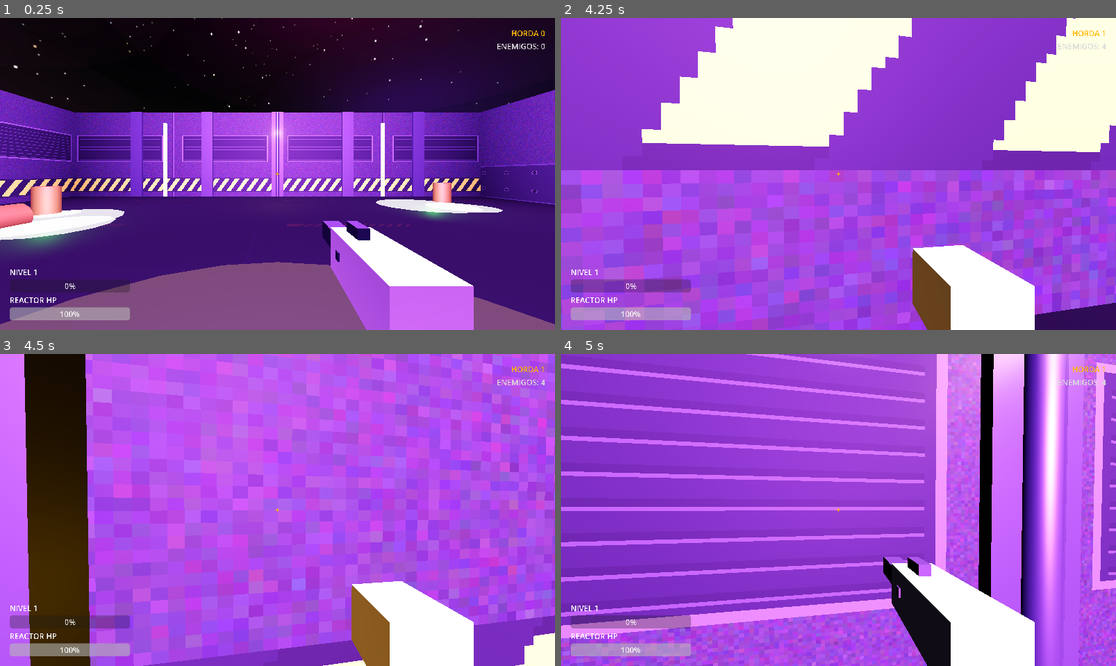
Above: before the commit, frames 1-4 (two rows, left to right).
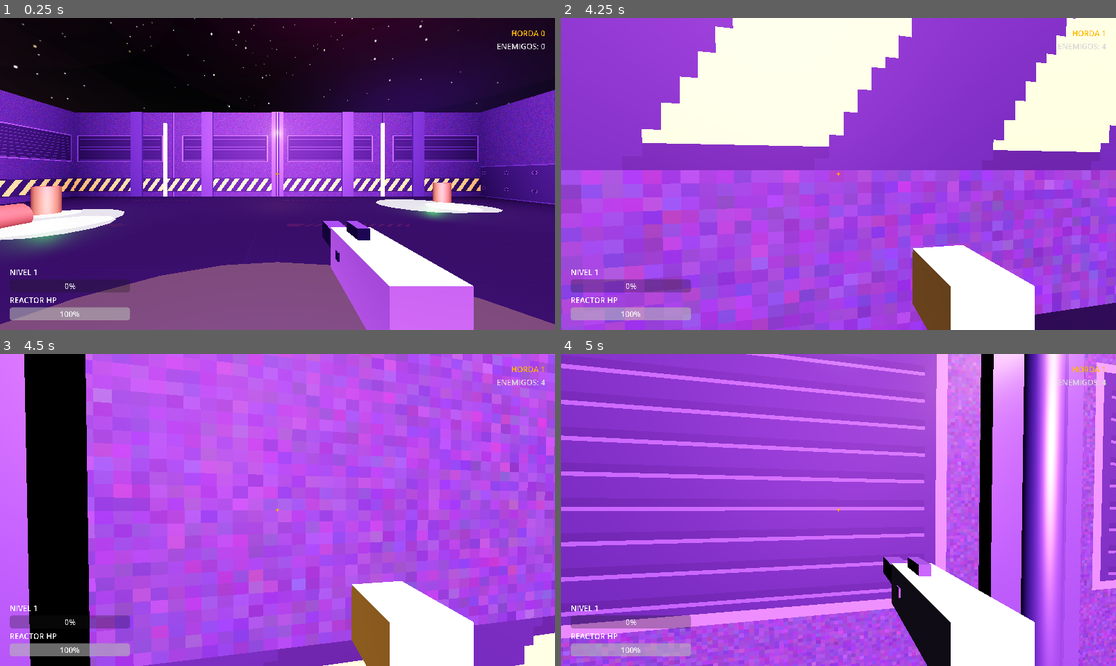
Above: after the commit, the same moments.

Repository: vTrxn/COREBREAKER
Game: Godot game, scene res://Mundo.tscn
The game is run twice, just before and just after one commit, with the same random seed, the same clock (stepped at 60 frames per second) and the same inputs. Sound files missing from this copy of the repository are replaced by a short silence.
Inputs (mouse positions are in pixels of both pictures, inside the frame that each line leads up to):
- Up to frame 1 (0.25 s): no input
- Up to frame 2 (4.25 s): tap Enter at 0.5 s; move the mouse to (866, 174) at 0.52 s; press the mouse at (866, 174) at 0.53 s; hold W (move_up) from 0.53 s (still down); tap Shift (dash) at 0.6, 2.3, 2.85 s; tap Space (saltar) at 0.77, 1.07, 1.52, 1.55, 1.82, 2.1, 3.02, 3.32, 3.77, 3.8, 4.07 s; move the mouse to (810, 174) at 1.27 s; release the mouse at (810, 174) at 1.28 s; click (810, 174) at 1.35 s; move the mouse to (849, 167) at 2.02 s; move the mouse to (832, 180) at 2.77 s; click (832, 180) at 3.05 s; move the mouse to (877, 177) at 3.52 s; hold Ctrl (deslizar) from 3.53 s (still down); tap Escape (ui_cancel) at 4.15 s
- Up to frame 3 (4.5 s): move the mouse to (111, 463) at 4.27 s; release W (move_up) at 4.28 s; release Ctrl (deslizar) at 4.28 s; hold A (move_left) from 4.28 s (still down); click (111, 463) at 4.35 s
- Up to frame 4 (5 s): keep holding A (move_left); tap Space (saltar) at 4.52, 4.82 s; tap Shift (dash) at 4.55 s

Frames 1-2 are identical in both runs. In frame 3, 9.3% of the frame differs, in the area x 4-17%, y 7-100%; in frame 4, nothing differs.

Commit message:
se modularizo y redujo jugador a menos de 100 lineas

Diff:
--- a/Jugador.tscn
+++ b/Jugador.tscn
@@ -7,6 +7,8 @@
 [ext_resource type="AudioStream" uid="uid://bhnkdf3o0bkae" path="res://audio/dash.mp3" id="5_dash"]
 [ext_resource type="AudioStream" uid="uid://cngkp1q1ye8wc" path="res://audio/pasos.mp3" id="6_paso"]
 [ext_resource type="AudioStream" uid="uid://bm8p5ggwajljf" path="res://audio/respiracion_baja_vida.mp3" id="7_resp"]
+[ext_resource type="Script" path="res://scripts/arma_jugador.gd" id="8_arma"]
+[ext_resource type="Script" path="res://scripts/audio_jugador.gd" id="9_audj"]
 
 [sub_resource type="CapsuleShape3D" id="CapsuleShape3D_1"]
 radius = 0.4
@@ -52,6 +54,7 @@
 transform = Transform3D(1, 0, 0, 0, 1, 0, 0, 0, 1, 0.22, -0.22, -0.45)
 mesh = SubResource("BoxMesh_arma")
 surface_material_override/0 = SubResource("StandardMaterial3D_v1h6a")
+script = ExtResource("8_arma")
 
 [node name="Arma3" type="MeshInstance3D" parent="Camera3D/Arma" unique_id=802650950]
 transform = Transform3D(-0.00089443306, 0, -0.199998, 0, 0.2, 0, 0.199998, 0, -0.00089443306, -0.031807303, 0.0048906803, -0.08712727)
@@ -91,3 +94,6 @@
 
 [node name="AudioRespiracion" type="AudioStreamPlayer" parent="." unique_id=1746471085]
 stream = ExtResource("7_resp")
+
+[node name="AudioJugador" type="Node" parent="." unique_id=987654321]
+script = ExtResource("9_audj")
--- /dev/null
+++ b/scripts/arma_jugador.gd
@@ -0,0 +1,38 @@
+class_name ArmaJugador
+extends MeshInstance3D
+@export var escena_bala: PackedScene = preload("res://BalaJugador.tscn")
+@export var cd_disparo: float = 0.25
+@onready var cam: Camera3D = get_parent() as Camera3D
+@onready var raycast: RayCast3D = get_parent().get_node("RayCast3D") as RayCast3D
+@onready var luz: OmniLight3D = get_parent().get_node("LuzDisparo") as OmniLight3D
+@onready var audio_disp: AudioStreamPlayer = get_node("../../AudioDisparo") as AudioStreamPlayer
+var timer_disp: float = 0.0
+func _process(delta: float) -> void:
+	position.z = move_toward(position.z, -0.45, delta * 1.5)
+	if luz:
+		luz.light_energy = move_toward(luz.light_energy, 0.0, delta * 30.0)
+	if timer_disp > 0.0:
+		timer_disp = maxf(0.0, timer_disp - delta)
+func intentar_disparar(p: CharacterBody3D) -> void:
+	if timer_disp > 0.0 or not cam or not escena_bala:
+		return
+	timer_disp = cd_disparo
+	position.z = -0.36
+	if luz:
+		luz.light_energy = 4.0
+	if audio_disp:
+		audio_disp.play()
+	var b := escena_bala.instantiate() as BalaJugador
+	var pt_mira := cam.global_position - cam.global_transform.basis.z * 25.0
+	if raycast:
+		raycast.target_position = Vector3(0.0, 0.0, -25.0)
+		raycast.force_raycast_update()
+		if raycast.is_colliding():
+			pt_mira = raycast.get_collision_point()
+	var pt_origen := cam.global_position - cam.global_transform.basis.z * 0.4 + cam.global_transform.basis.x * 0.22 - cam.global_transform.basis.y * 0.18
+	var dir_v := (pt_mira - pt_origen).normalized()
+	b.global_position = pt_origen
+	b.dir = dir_v
+	b.look_at(pt_origen + dir_v, Vector3.UP)
+	b.p = p
+	get_tree().current_scene.add_child(b)
--- /dev/null
+++ b/scripts/audio_jugador.gd
@@ -0,0 +1,41 @@
+class_name AudioJugador
+extends Node
+@onready var a_salto: AudioStreamPlayer = get_node("../AudioSalto") as AudioStreamPlayer
+@onready var a_dash: AudioStreamPlayer = get_node("../AudioDash") as AudioStreamPlayer
+@onready var a_pasos: AudioStreamPlayer = get_node("../AudioPasos") as AudioStreamPlayer
+@onready var a_resp: AudioStreamPlayer = get_node("../AudioRespiracion") as AudioStreamPlayer
+var p: CharacterBody3D = null
+func _ready() -> void:
+	p = get_parent() as CharacterBody3D
+	if a_pasos and a_pasos.stream is AudioStreamMP3:
+		(a_pasos.stream as AudioStreamMP3).loop = true
+	if a_resp and a_resp.stream is AudioStreamMP3:
+		(a_resp.stream as AudioStreamMP3).loop = true
+	if a_pasos:
+		a_pasos.finished.connect(_on_pasos_fin)
+	if a_resp:
+		a_resp.finished.connect(_on_resp_fin)
+func salto() -> void:
+	if a_salto:
+		a_salto.play()
+func dash() -> void:
+	if a_dash:
+		a_dash.play()
+func actualizar(moviendo: bool, hp: float, hp_max: float) -> void:
+	if a_pasos:
+		if moviendo and not a_pasos.playing:
+			a_pasos.play()
+		elif not moviendo and a_pasos.playing:
+			a_pasos.stop()
+	if a_resp:
+		var bajo := hp < hp_max * 0.5 and hp > 0.0
+		if bajo and not a_resp.playing:
+			a_resp.play()
+		elif not bajo and a_resp.playing:
+			a_resp.stop()
+func _on_pasos_fin() -> void:
+	if p and p.is_on_floor() and a_pasos and p.velocity.length() > 0.5:
+		a_pasos.play()
+func _on_resp_fin() -> void:
+	if p and p.get("hp") < p.get("hp_max") * 0.5 and p.get("hp") > 0.0 and a_resp:
+		a_resp.play()
--- a/scripts/jugador.gd
+++ b/scripts/jugador.gd
@@ -9,76 +9,30 @@
 @export var fuerza_salto: float = 6.5
 @export var grav: float = 14.0
 @export var mouse_sens: float = 0.002
-@export var cam: Camera3D
-@export var col_shape: CollisionShape3D
-@export var raycast: RayCast3D
-@export var sis_eventos: SistemaEventos
-@export var arma: MeshInstance3D
-@export var luz_disparo: OmniLight3D
-@export var escena_bala: PackedScene = preload("res://BalaJugador.tscn")
-@export var audio_disparo: AudioStreamPlayer
-@export var audio_salto: AudioStreamPlayer
-@export var audio_dash: AudioStreamPlayer
-@export var audio_pasos: AudioStreamPlayer
-@export var audio_respiracion: AudioStreamPlayer
+@onready var cam: Camera3D = $Camera3D
+@onready var col_shape: CollisionShape3D = $CollisionShape3D
+@onready var arma: ArmaJugador = $Camera3D/Arma
+@onready var audio_p: AudioJugador = $AudioJugador
+@onready var sis_eventos: SistemaEventos = get_tree().get_first_node_in_group("sistema_eventos") as SistemaEventos
 var hp: float = 100.0
 var t_quieto: float = 0.0
 var en_slide: bool = false
 var t_slide: float = 0.0
 var dir_slide: Vector3 = Vector3.ZERO
 var cd_dash: float = 0.0
-var timer_disparo: float = 0.0
 var nivel: int = 1
 var xp: float = 0.0
 var xp_max: float = 100.0
 func _ready() -> void:
-	add_to_group("jugador")
-	collision_layer = 8
-	collision_mask = 1 | 2
 	hp = hp_max
 	Input.mouse_mode = Input.MOUSE_MODE_CAPTURED
-	if not cam:
-		cam = find_child("Camera3D") as Camera3D
-	if not col_shape:
-		col_shape = find_child("CollisionShape3D") as CollisionShape3D
-	if not raycast:
-		raycast = find_child("RayCast3D") as RayCast3D
-	if not sis_eventos:
-		sis_eventos = get_tree().get_first_node_in_group("sistema_eventos") as SistemaEventos
-	if not arma and cam:
-		arma = cam.find_child("Arma") as MeshInstance3D
-	if not luz_disparo and cam:
-		luz_disparo = cam.find_child("LuzDisparo") as OmniLight3D
-	if not audio_disparo:
-		audio_disparo = find_child("AudioDisparo") as AudioStreamPlayer
-	if not audio_salto:
-		audio_salto = find_child("AudioSalto") as AudioStreamPlayer
-	if not audio_dash:
-		audio_dash = find_child("AudioDash") as AudioStreamPlayer
-	if not audio_pasos:
-		audio_pasos = find_child("AudioPasos") as AudioStreamPlayer
-	if not audio_respiracion:
-		audio_respiracion = find_child("AudioRespiracion") as AudioStreamPlayer
-	if audio_pasos:
-		if audio_pasos.stream is AudioStreamMP3:
-			(audio_pasos.stream as AudioStreamMP3).loop = true
-		audio_pasos.finished.connect(_on_audio_pasos_finished)
-	if audio_respiracion:
-		if audio_respiracion.stream is AudioStreamMP3:
-			(audio_respiracion.stream as AudioStreamMP3).loop = true
-		audio_respiracion.finished.connect(_on_audio_respiracion_finished)
 	cambio_xp.emit(xp, xp_max, nivel)
 func _unhandled_input(event: InputEvent) -> void:
 	if event is InputEventMouseMotion and Input.mouse_mode == Input.MOUSE_MODE_CAPTURED:
 		rotate_y(-event.relative.x * mouse_sens)
-		if cam:
-			cam.rotate_x(-event.relative.y * mouse_sens)
-			cam.rotation.x = clampf(cam.rotation.x, deg_to_rad(-89.0), deg_to_rad(89.0))
+		cam.rotation.x = clampf(cam.rotation.x - event.relative.y * mouse_sens, -1.55, 1.55)
 	if event.is_action_pressed("ui_cancel"):
-		if Input.mouse_mode == Input.MOUSE_MODE_CAPTURED:
-			Input.mouse_mode = Input.MOUSE_MODE_VISIBLE
-		else:
-			Input.mouse_mode = Input.MOUSE_MODE_CAPTURED
+		Input.mouse_mode = Input.MOUSE_MODE_VISIBLE if Input.mouse_mode == Input.MOUSE_MODE_CAPTURED else Input.MOUSE_MODE_CAPTURED
 func _physics_process(delta: float) -> void:
 	if not is_on_floor():
 		velocity.y -= grav * delta
@@ -86,26 +40,15 @@
 	var sangrando := t_quieto > 15.0
 	alerta_sangrado.emit(sangrando)
 	if sangrando:
-		hp = maxf(0.0, hp - 2.0 * delta)
-		cambio_salud.emit(hp, hp_max)
-	_procesar_audio_salud()
-	if arma:
-		arma.position.z = move_toward(arma.position.z, -0.45, delta * 1.5)
-	if luz_disparo:
-		luz_disparo.light_energy = move_toward(luz_disparo.light_energy, 0.0, delta * 30.0)
-	if cd_dash > 0.0:
-		cd_dash = maxf(0.0, cd_dash - delta)
-	if timer_disparo > 0.0:
-		timer_disparo = maxf(0.0, timer_disparo - delta)
+		recibir_dano(2.0 * delta)
+	cd_dash = maxf(0.0, cd_dash - delta)
 	var in_dir := Input.get_vector("move_left", "move_right", "move_up", "move_down")
 	var dir := (transform.basis * Vector3(in_dir.x, 0.0, in_dir.y)).normalized()
 	if Input.is_action_just_pressed("dash") and cd_dash <= 0.0:
 		cd_dash = 0.8
-		var dir_d := dir if dir.length_squared() > 0.01 else -transform.basis.z
-		velocity.x = dir_d.x * 16.8
-		velocity.z = dir_d.z * 16.8
-		if audio_dash:
-			audio_dash.play()
+		var d := dir if dir.length_squared() > 0.01 else -transform.basis.z
+		velocity = Vector3(d.x * 16.8, velocity.y, d.z * 16.8)
+		if audio_p: audio_p.dash()
 	var presiona_slide := Input.is_action_pressed("deslizar")
 	if presiona_slide and is_on_floor() and not en_slide:
 		en_slide = true
@@ -113,99 +56,35 @@
 		dir_slide = dir if dir.length_squared() > 0.01 else -transform.basis.z
 	if en_slide:
 		t_slide += delta
-		velocity.x = dir_slide.x * 10.0
-		velocity.z = dir_slide.z * 10.0
-		if cam:
-			cam.position.y = move_toward(cam.position.y, 0.8, delta * 8.0)
-		if col_shape and col_shape.shape is CapsuleShape3D:
-			(col_shape.shape as CapsuleShape3D).height = 0.9
-		if not presiona_slide or t_slide >= 3.0:
-			en_slide = false
+		velocity = Vector3(dir_slide.x * 10.0, velocity.y, dir_slide.z * 10.0)
+		en_slide = presiona_slide and t_slide < 3.0
 	else:
-		if cam:
-			cam.position.y = move_toward(cam.position.y, 1.6, delta * 8.0)
-		if col_shape and col_shape.shape is CapsuleShape3D:
-			(col_shape.shape as CapsuleShape3D).height = 1.8
-		var v_target := vel_sprint if Input.is_action_pressed("sprint") else vel_caminar
-		if dir:
-			velocity.x = move_toward(velocity.x, dir.x * v_target, delta * 25.0)
-			velocity.z = move_toward(velocity.z, dir.z * v_target, delta * 25.0)
-		else:
-			velocity.x = move_toward(velocity.x, 0.0, delta * 20.0)
-			velocity.z = move_toward(velocity.z, 0.0, delta * 20.0)
+		var spd := vel_sprint if Input.is_action_pressed("sprint") else vel_caminar
+		velocity.x = move_toward(velocity.x, dir.x * spd, delta * 25.0)
+		velocity.z = move_toward(velocity.z, dir.z * spd, delta * 25.0)
+	cam.position.y = move_toward(cam.position.y, 0.8 if en_slide else 1.6, delta * 8.0)
+	if col_shape.shape is CapsuleShape3D:
+		(col_shape.shape as CapsuleShape3D).height = 0.9 if en_slide else 1.8
 	if Input.is_action_just_pressed("saltar") and is_on_floor():
 		velocity.y = fuerza_salto
-		if audio_salto:
-			audio_salto.play()
-	_procesar_audio_pasos(dir)
-	if Input.is_action_pressed("disparo_primario") and timer_disparo <= 0.0:
-		disparar()
-		timer_disparo = 0.25
+		if audio_p: audio_p.salto()
+	var moviendo := is_on_floor() and dir.length_squared() > 0.01 and Vector2(velocity.x, velocity.z).length() > 0.5 and not en_slide
+	if audio_p: audio_p.actualizar(moviendo, hp, hp_max)
+	if Input.is_action_pressed("disparo_primario") and arma:
+		arma.intentar_disparar(self)
 	move_and_slide()
-func _procesar_audio_pasos(dir: Vector3) -> void:
-	if not audio_pasos:
-		return
-	var moviendo := is_on_floor() and dir.length_squared() > 0.01 and Vector2(velocity.x, velocity.z).length() > 0.5 and not en_slide
-	if moviendo:
-		if not audio_pasos.playing:
-			audio_pasos.play()
-	else:
-		if audio_pasos.playing:
-			audio_pasos.stop()
-func _on_audio_pasos_finished() -> void:
-	if audio_pasos and is_on_floor() and not en_slide:
-		audio_pasos.play()
-func _procesar_audio_salud() -> void:
-	if not audio_respiracion:
-		return
-	if hp < hp_max * 0.5 and hp > 0.0:
-		if not audio_respiracion.playing:
-			audio_respiracion.play()
-	else:
-		if audio_respiracion.playing:
-			audio_respiracion.stop()
-func _on_audio_respiracion_finished() -> void:
-	if hp < hp_max * 0.5 and hp > 0.0 and audio_respiracion:
-		audio_respiracion.play()
-func disparar() -> void:
-	if audio_disparo:
-		audio_disparo.play()
-	if arma:
-		arma.position.z = -0.36
-	if luz_disparo:
-		luz_disparo.light_energy = 4.0
-	if not escena_bala or not cam:
-		return
-	var b := escena_bala.instantiate() as BalaJugador
-	var punto_mira := cam.global_position - cam.global_transform.basis.z * 25.0
-	if raycast:
-		raycast.target_position = Vector3(0.0, 0.0, -25.0)
-		raycast.force_raycast_update()
-		if raycast.is_colliding():
-			punto_mira = raycast.get_collision_point()
-	var punto_origen := cam.global_position - cam.global_transform.basis.z * 0.4 + cam.global_transform.basis.x * 0.22 - cam.global_transform.basis.y * 0.18
-	var dir_vuelo := (punto_mira - punto_origen).normalized()
-	b.global_position = punto_origen
-	b.dir = dir_vuelo
-	b.look_at(punto_origen + dir_vuelo, Vector3.UP)
-	b.p = self
-	get_tree().current_scene.add_child(b)
 func notificar_impacto(pos_hit: Vector3, dmg: float) -> void:
 	t_quieto = 0.0
-	var dist := global_position.distance_to(pos_hit)
-	if dist <= 2.0:
-		hp = minf(hp_max, hp + dmg * 0.30)
-		cambio_salud.emit(hp, hp_max)
-		if sis_eventos:
-			sis_eventos.disparar_destello(pos_hit)
+	if global_position.distance_to(pos_hit) <= 2.0:
+		recibir_dano(-dmg * 0.30)
+		if sis_eventos: sis_eventos.disparar_destello(pos_hit)
 func recibir_dano(cantidad: float) -> void:
-	hp = maxf(0.0, hp - cantidad)
+	hp = clampf(hp - cantidad, 0.0, hp_max)
 	cambio_salud.emit(hp, hp_max)
 func ganar_xp() -> void:
-	var pct := maxf(0.05, 0.15 - (nivel - 1) * 0.01)
-	xp += xp_max * pct
+	xp += xp_max * maxf(0.05, 0.15 - (nivel - 1) * 0.01)
 	if xp >= xp_max:
 		xp -= xp_max
 		nivel += 1
-		xp_max = xp_max * 1.25
+		xp_max *= 1.25
 	cambio_xp.emit(xp, xp_max, nivel)
